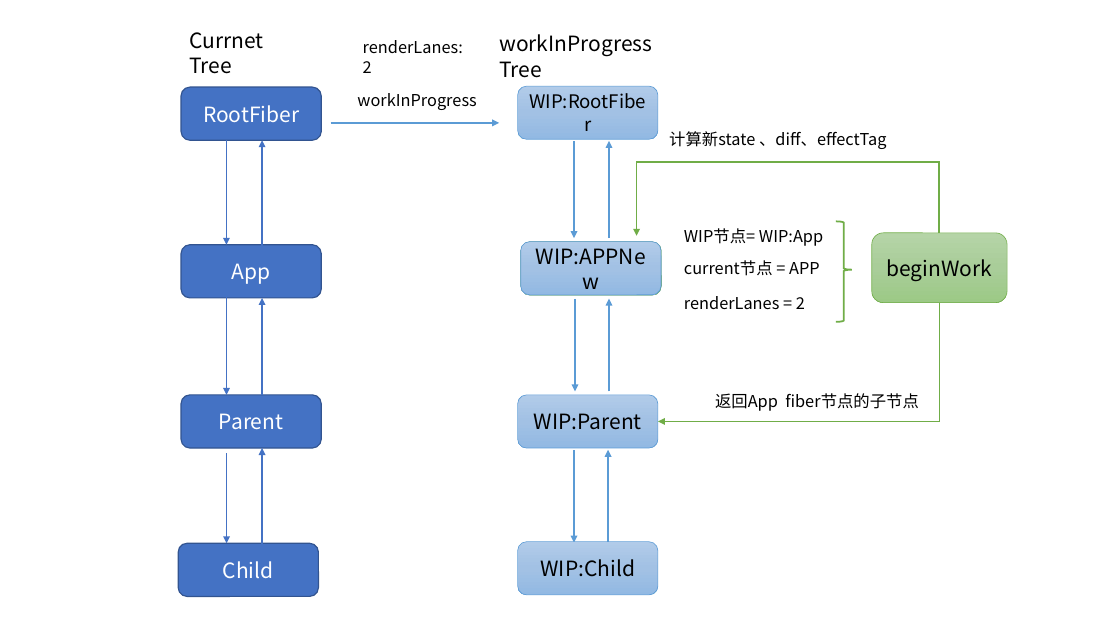
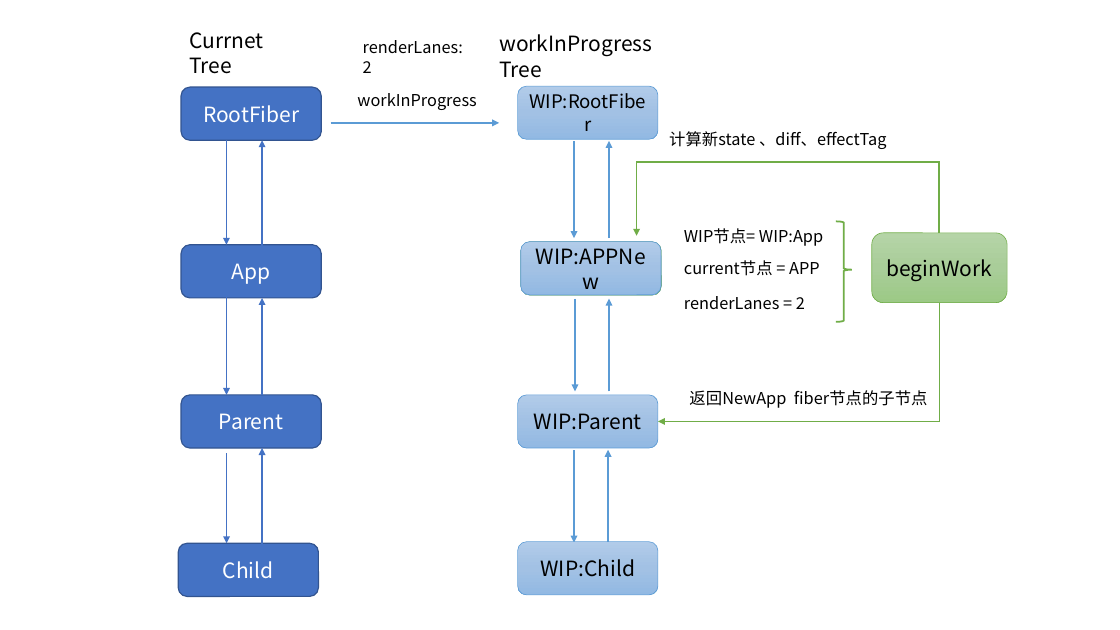
Before and after one commit to neroneroffy/react-source-code-debug, a slide deck: slide 3 of src/components/TasksWithDifferentPriorities/更新流程.pptx. Drawn at 1120x630 pixels with LibreOffice and Linux fonts; fonts in the diff are those of the drawing. Boxes give left, top, right and bottom in pixels: in the first picture for what was removed or moved away, otherwise in the second. Text is boxed around its words. In the diff, an @@ line names an element or a change of style, - is before the commit and + after.

```diff
--- a/src/components/TasksWithDifferentPriorities/更新流程.pptx
+++ b/src/components/TasksWithDifferentPriorities/更新流程.pptx
@@ text at (689,390,928,408): text changed @@
-返回App fiber节点的子节点
+返回NewApp fiber节点的子节点
```
Also in this commit, not shown: 7 other files.
